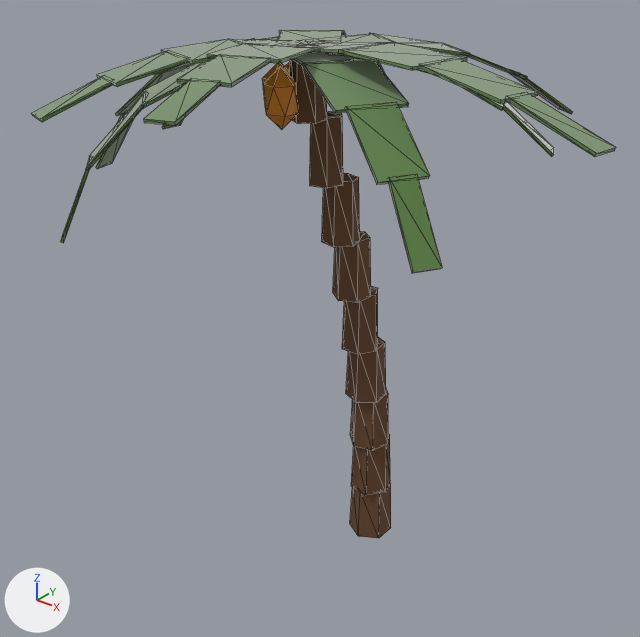
What one commit did to the glTF model assets/nature/palm_a.glb.
Before and after are seen from a 50 mm camera at (6.96, -8.77, 9.95) aimed at (-0.12, 0.09, 4.46). Every picture has the same lights, and +X, +Y and +Z are marked at lower left. The picture after the commit comes second. Mesh edges are drawn as thin lines. Vertices at exactly the same position are counted once.

The first picture shows 'Palm'.
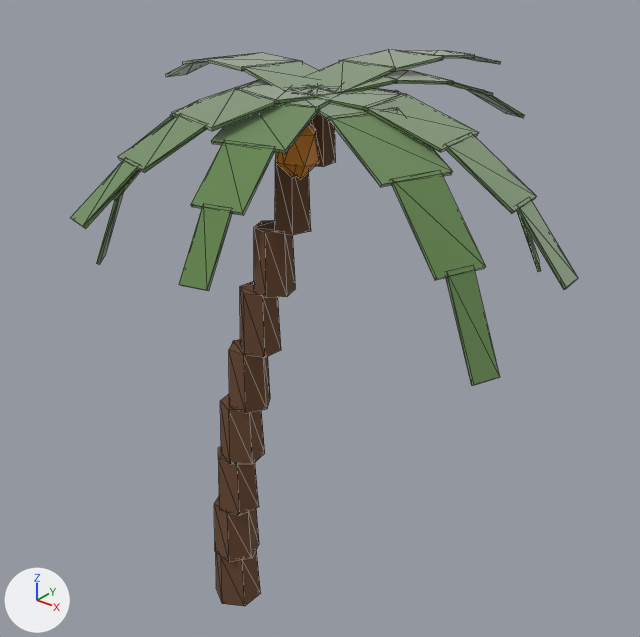
Boxes [x1, y1, x2, y2] around the edits, measured in the pictures (640 x 637 px; the box of a moved part takes in the faces that stretch with it):
'Palm', reshaped (13% narrower, 10% taller): before [32, 30, 616, 538]; after [70, 49, 578, 606]
part 1 of me_palm, moved or reshaped: before [350, 482, 391, 538]; after [216, 549, 261, 606]
part 2 of me_palm, moved or reshaped: before [351, 434, 390, 495]; after [214, 497, 259, 562]
part 3 of me_palm, moved or reshaped: before [350, 390, 388, 451]; after [218, 447, 259, 516]
part 4 of me_palm, moved or reshaped: before [346, 337, 386, 403]; after [220, 394, 265, 464]
part 5 of me_palm, moved or reshaped: before [342, 286, 378, 355]; after [229, 339, 270, 413]
part 6 of me_palm, moved or reshaped: before [333, 231, 371, 303]; after [240, 281, 281, 357]
part 7 of me_palm, moved or reshaped: before [322, 173, 360, 247]; after [254, 220, 296, 298]
part 8 of me_palm, moved or reshaped: before [310, 111, 343, 188]; after [275, 157, 311, 235]
part 9 of me_palm, moved or reshaped: before [290, 60, 327, 123]; after [310, 113, 336, 167]
part 10 of me_palm, moved or reshaped (not visible afterwards): before [263, 66, 299, 130]
part 11 of me_palm, moved or reshaped (mostly hidden before): before [262, 63, 290, 100]; after [283, 123, 319, 180]
part 12 of me_palm, moved or reshaped (mostly hidden before): before [285, 62, 290, 72]; after [275, 152, 296, 178]
part 13 of me_palm, moved or reshaped: before [32, 30, 616, 273]; after [70, 49, 578, 385]

The change in detail:
me_palm is used by ob_palm; location (0.0, 0.0, 0.0).
me_palm had 496 vertices, 768 faces and spanned x -3.95..3.95, y -3.39..3.39, z 0.0..8.32.
me_palm now has 496 vertices, 768 faces and spans x -3.65..3.65, y -3.55..3.55, z 0.0..7.98.
me_palm part 1: the loose piece of 12 vertices spanning x -0.36..0.26, y 1.03..1.75, z 0.0..0.92 is scaled about its middle by (1, 1, 0.959), then moved by (-0.69, -2.59, -0.02).
me_palm part 2: the loose piece of 12 vertices spanning x -0.39..0.29, y 1.05..1.69, z 0.91..1.83 is scaled about its middle by (1, 1, 0.959), then moved by (-0.67, -2.56, -0.06).
me_palm part 3: the loose piece of 12 vertices spanning x -0.38..0.25, y 0.99..1.63, z 1.81..2.73 is scaled about its middle by (1, 1, 0.959), then moved by (-0.61, -2.47, -0.09).
me_palm part 4: the loose piece of 12 vertices spanning x -0.39..0.2, y 0.9..1.53, z 2.72..3.64 is scaled about its middle by (1, 1, 0.959), then moved by (-0.5, -2.32, -0.13).
me_palm part 5: the loose piece of 12 vertices spanning x -0.43..0.18, y 0.81..1.34, z 3.62..4.55 is scaled about its middle by (1, 1, 0.959), then moved by (-0.35, -2.11, -0.17).
me_palm part 6: the loose piece of 12 vertices spanning x -0.43..0.09, y 0.61..1.19, z 4.53..5.45 is scaled about its middle by (1, 1, 0.959), then moved by (-0.17, -1.84, -0.21).
me_palm part 7: the loose piece of 12 vertices spanning x -0.49..0.04, y 0.43..0.95, z 5.43..6.36 is scaled about its middle by (1, 1, 0.959), then moved by (0.07, -1.5, -0.24).
me_palm part 8: the loose piece of 12 vertices spanning x -0.55..-0.03, y 0.19..0.68, z 6.34..7.26 is scaled about its middle by (1, 1, 0.959), then moved by (0.34, -1.11, -0.28).
me_palm part 9: the loose piece of 12 vertices spanning x -0.58..-0.14, y -0.11..0.39, z 7.24..8.17 is scaled about its middle by (1, 1, 0.959), then moved by (0.66, -0.66, -0.32).
me_palm part 10: the loose piece of 12 vertices spanning x -0.72..-0.27, y -0.45..-0.03, z 7.16..7.96 is moved by (0.42, -0.12, -0.34).
me_palm part 11: the loose piece of 12 vertices spanning x -0.97..-0.53, y -0.18..0.25, z 7.16..7.96 is moved by (1.13, -0.95, -0.34).
me_palm part 12: the loose piece of 12 vertices spanning x -0.96..-0.51, y 0.07..0.5, z 7.16..7.96 is moved by (1.0, -1.21, -0.34).
me_palm part 13: 344 of 496 vertices moved; they spanned x -3.95..3.95, y -3.39..3.39, z 5.79..8.32 and now span x -3.65..3.65, y -3.55..3.55, z 5.55..7.98; mean shift (0.64, -0.48, -0.4); largest move (-1.53, 3.18, 6.51) -> (0.24, 3.55, 7.62).
Other edits to the shape of me_palm do not show in these pictures.
